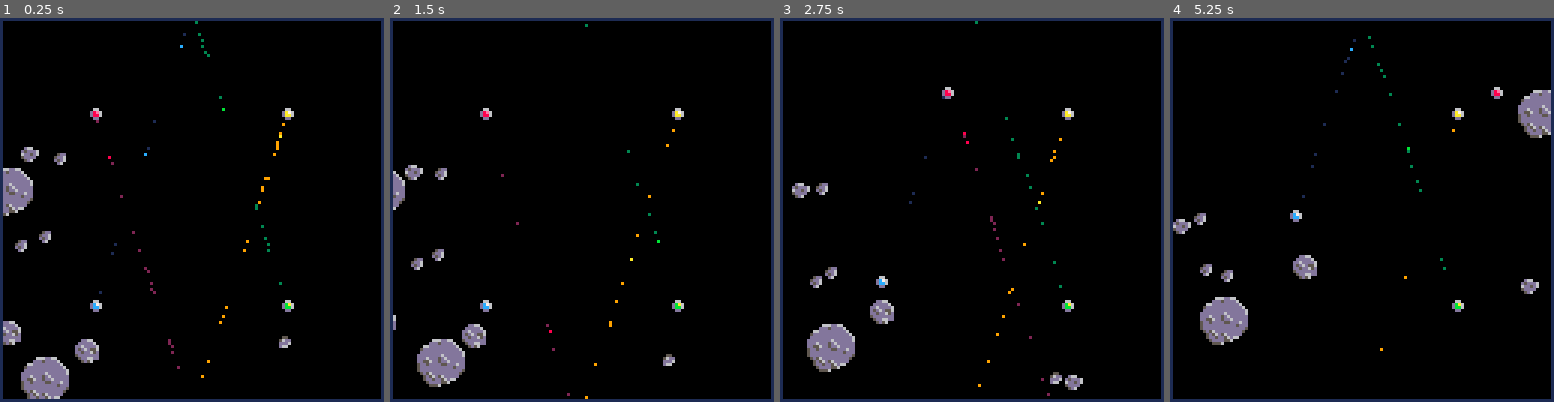
Above: before the commit, frames 1-4 (left to right).
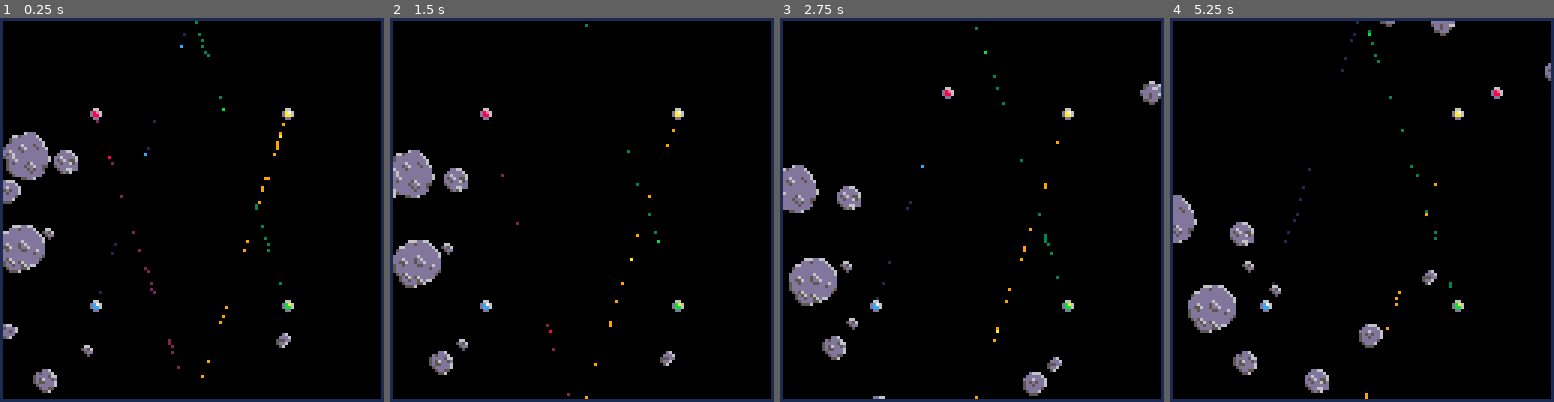
Above: after the commit, the same moments.

Repository: Ramito/PICO-8-Projects
Game: PICO-8 cartridge laserduel.p8
Same seed, same stepped clock (60 frames per second), same inputs: the game is played once before the commit and once after it.
Inputs:
- Up to frame 1 (0.25 s): no input
- Up to frame 2 (1.5 s): tap X (X key) at 0.33, 1.07 s; tap O (Z key) at 0.7 s
- Up to frame 3 (2.75 s): hold Right 1.6-2.1 s; tap O (Z key) at 1.7, 2.1, 2.5 s; tap X (X key) at 1.85 s; hold Up 2.15-2.42 s; hold Right from 2.47 s (still down)
- Up to frame 4 (5.25 s): tap O (Z key) every 0.4 s from 2.9 to 4.9 s; tap X (X key) at 2.97, 4.08, 5.2 s; release Right at 3.03 s; hold Left 3.08-3.58 s; hold Down 3.63-3.97 s; hold Right 4.02-4.68 s; hold Up 4.73-5.03 s; hold Left from 5.08 s (still down)

The runs differ from the first frame. In frame 1, 4.7% of the frame differs, in the area x 0-76%, y 29-100%; in frame 2, 4.3%; in frame 3, 5.4%; in frame 4, 5.7%, in the area x 0-100%, y 0-100%.

Commit message:
Tweaks. More asteroids.

Diff:
--- a/laserduel.p8
+++ b/laserduel.p8
@@ -25,7 +25,7 @@
  collide_collections(asteroids,asteroids)
  collide_collections(asteroids,ufos)
  foreach(asteroids,update_asteroid)
-	if (time()%0.25==0 and rnd(1)<0.15) spawn_random_ast()
+	if (time()%0.25==0 and rnd(1)<0.25) spawn_random_ast()
 --lasers
 	foreach(lasers,update_laser)
 	foreach(lasers,update_laser_hit)
@@ -408,10 +408,15 @@
 function setup_asteroids()
 	register_ast(2,2,1)
 	register_ast(2,18,1)
+	register_ast(2,34,1)
 	register_ast(3,3,1)
+	register_ast(3,19,1)
 	register_ast(4,4,1)
 	register_ast(4,5,1)
+	register_ast(4,20,1)
+	register_ast(4,21,1)
 	register_ast(8,6,2)
+	register_ast(8,38,2)
 end
 
 function create_asteroid(x,y)
@@ -450,8 +455,8 @@
 		pos=make_vec2(4*128*(loc-0.75),132)
 		axis=0.25
 	end
-	axis+=(rnd(0.5)-0.25)
-	local vel=arg_vec2(axis):scaled(0.02+rnd(0.25))
+	axis+=(rnd(0.4)-0.2)
+	local vel=arg_vec2(axis):scaled(0.025+rnd(0.3))
 	create_asteroid(pos.x,pos.y).vel=vel
 end
 
Not shown, changed: 40 lines of the sprite sheet (__gfx__) section of laserduel.p8
